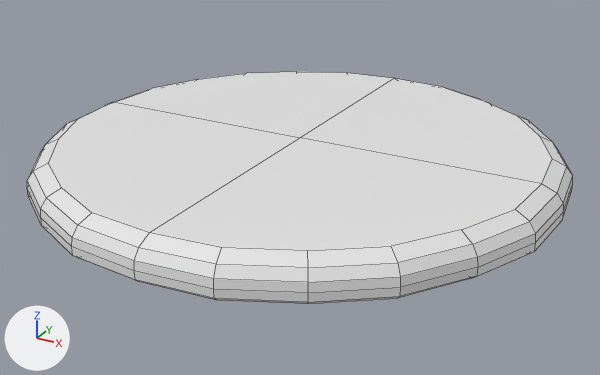
The OBJ model assets/frisbee.obj: old version first, new version second.
Before and after are seen from a 50 mm camera at (1.57, -2.85, 1.28) aimed at (0.03, -0.05, -0.12). Arrows for +X, +Y and +Z are at lower left; the lights stay in place. Mesh edges are drawn as thin lines. Where no turn or scale is listed for an object, it has been applied to the vertices.
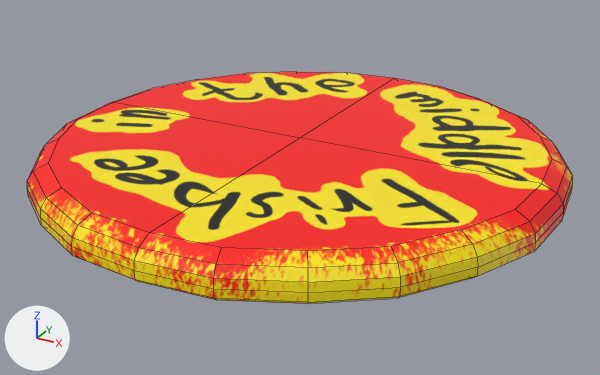
What differs and where, as boxes (x1, y1, x2, y2) in the pictures (600 x 375 px):
```json
{"object": "Cube", "change": "surface changed", "before": [27, 72, 573, 304], "after": [27, 72, 573, 304]}
```

Edits to the scene script, one JSON object a line:
```json
{"op": "add", "block": "img_frisbee_png", "code": ["img_frisbee_png = load_image('frisbee.png', 'frisbee.png', 1000, 1000, 'sRGB')"]}
{"op": "remove", "block": "mat_material", "code": "mat_material.base_color = (0.8, 0.8, 0.8)  # white #e7e7e7"}
{"op": "add", "block": "mat_material", "code": "mat_material.texture = img_frisbee_png"}
{"block": "me_cube", "where": "me_cube.from_pydata(...)  # 218 vertices, 200 faces; spans x -1.09..1.09, y -1.09..1.09, z -0.07..0.08"}
{"block": "me_cube", "where": "# used by ob_cube; location = (0.0, 0.0, 0.0)"}
{"block": "me_cube", "change": "me_cube part 1: texture (UV) coordinates of 200 of 200 faces, centred in x -1.07..1.07, y -1.07..1.07, z -0.07..0.08, changed; they spanned u 0.0..0.0, v 0.0..0.0 and now span u 0.0..1.0, v 0.0..1.02"}
```
